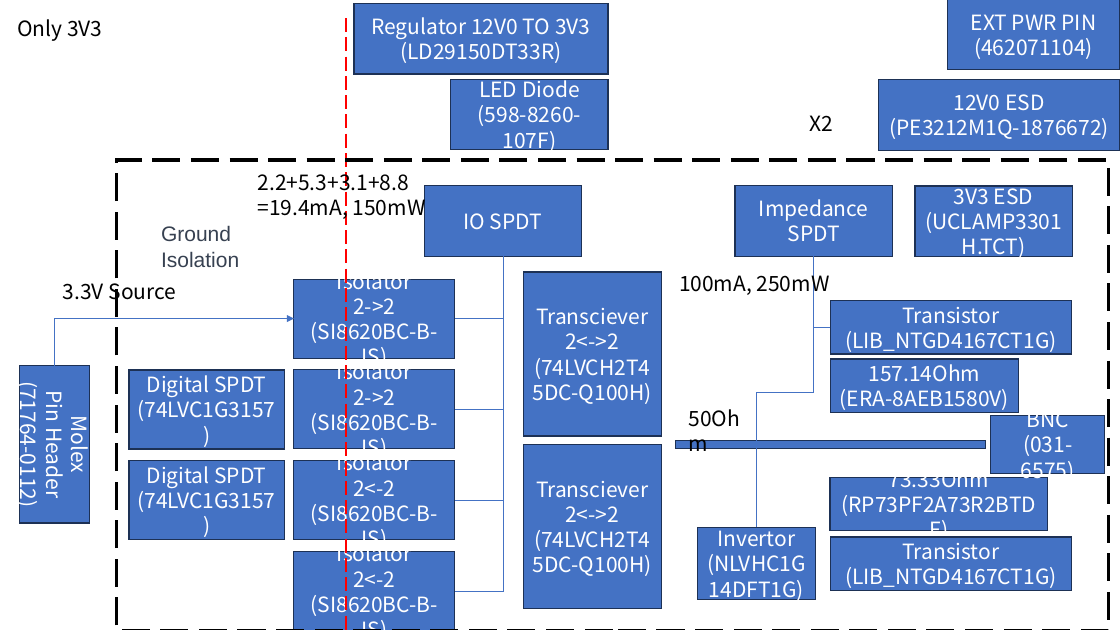
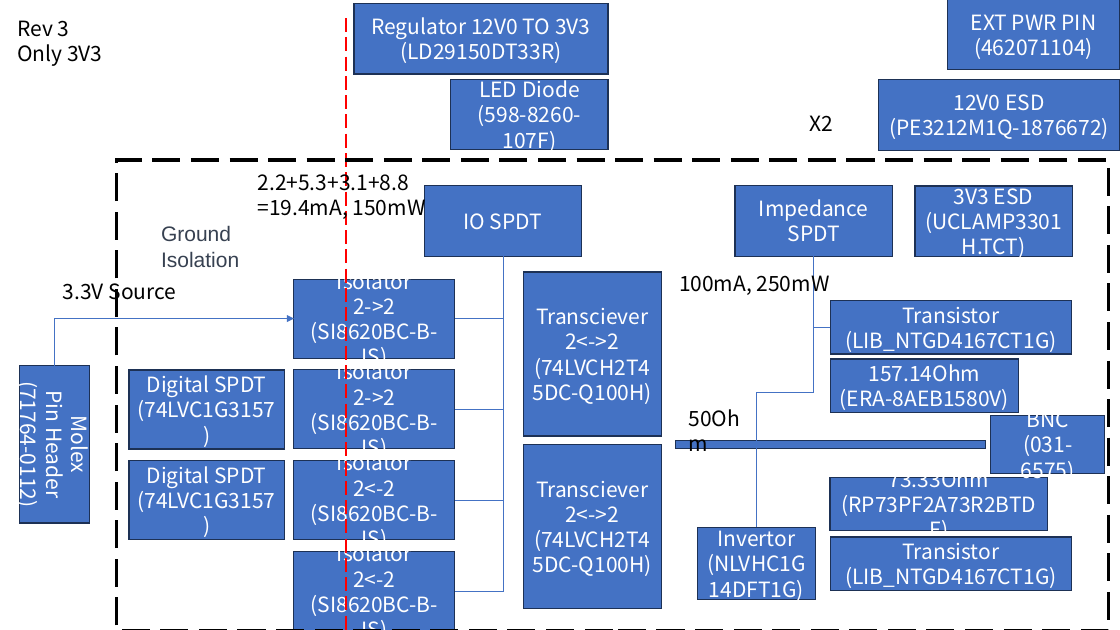
Before and after one commit to alexist2623/PMOD2BNC, a slide deck: slide 15 of Meeting/PMOD2BNC.pptx. Drawn at 1120x630 pixels with LibreOffice and Linux fonts; fonts in the diff are those of the drawing. Boxes give left, top, right and bottom in pixels: in the first picture for what was removed or moved away, otherwise in the second. Text is boxed around its words. In the diff, an @@ line names an element or a change of style, - is before the commit and + after.

```diff
--- a/Meeting/PMOD2BNC.pptx
+++ b/Meeting/PMOD2BNC.pptx
@@ text at box(17, 20, 70, 37): paragraph added @@
+Rev 3
```
Also in this commit, not shown: 5 other slides changed, 3 other files.
